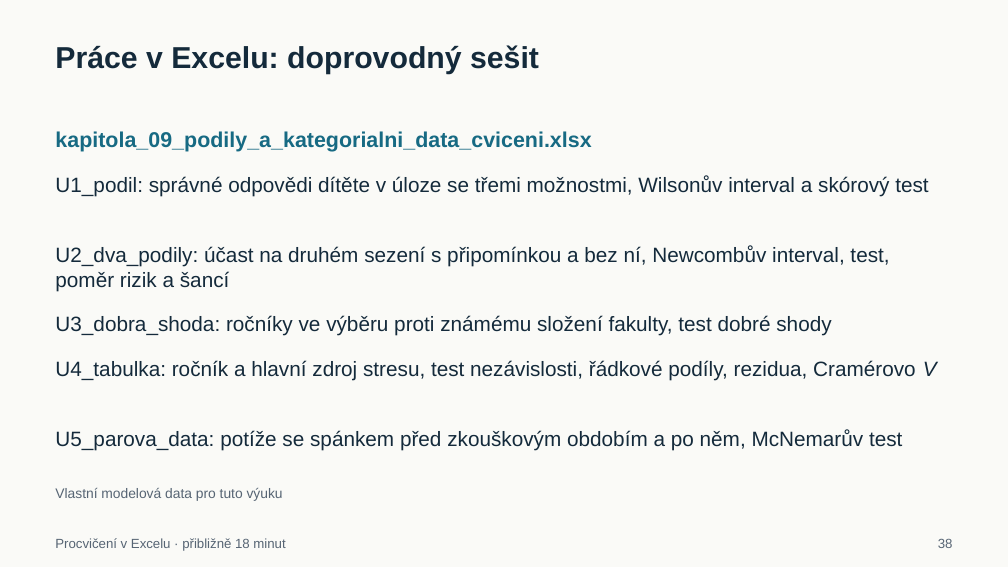
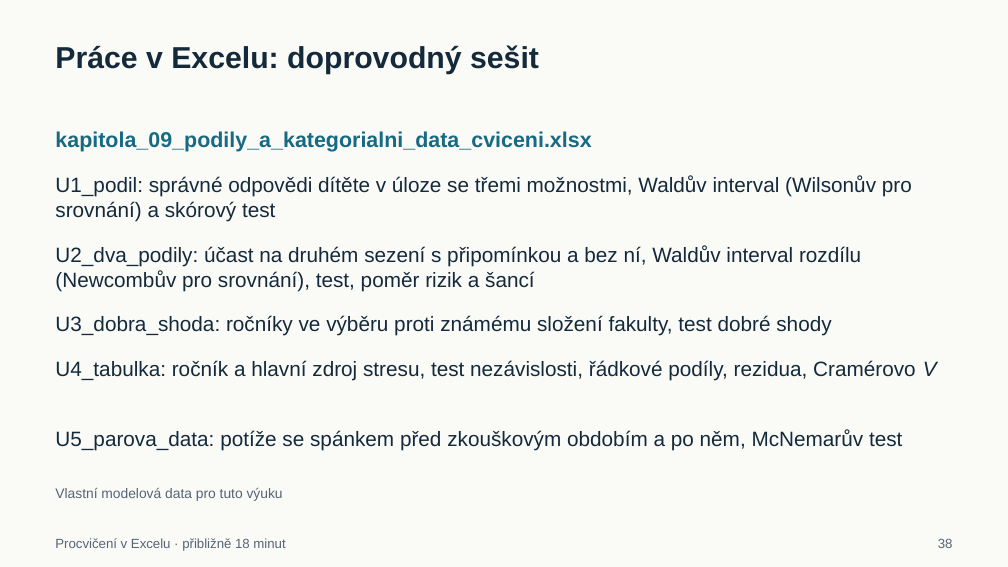
Before and after one commit to reckak/statistics-for-psychology, a slide deck: slide 38 of presentations/kapitola_09/kapitola_09_podily_a_kategorialni_data.pptx. Drawn at 1008x567 pixels with LibreOffice and Linux fonts; fonts in the diff are those of the drawing. Boxes give left, top, right and bottom in pixels: in the first picture for what was removed or moved away, otherwise in the second. Text is boxed around its words. In the diff, an @@ line names an element or a change of style, - is before the commit and + after.

```diff
--- a/presentations/kapitola_09/kapitola_09_podily_a_kategorialni_data.pptx
+++ b/presentations/kapitola_09/kapitola_09_podily_a_kategorialni_data.pptx
@@ text at [55,175,912,221]: text changed @@
-U1_podil: správné odpovědi dítěte v úloze se třemi možnostmi, Wilsonův interval a skórový test
+U1_podil: správné odpovědi dítěte v úloze se třemi možnostmi, Waldův interval (Wilsonův pro srovnání) a skórový test
@@ text at [55,245,861,291]: text changed @@
-U2_dva_podily: účast na druhém sezení s připomínkou a bez ní, Newcombův interval, test, poměr rizik a šancí
+U2_dva_podily: účast na druhém sezení s připomínkou a bez ní, Waldův interval rozdílu (Newcombův pro srovnání), test, poměr rizik a šancí
```
Also in this commit, not shown: 10 other slides changed, 8 other files.
